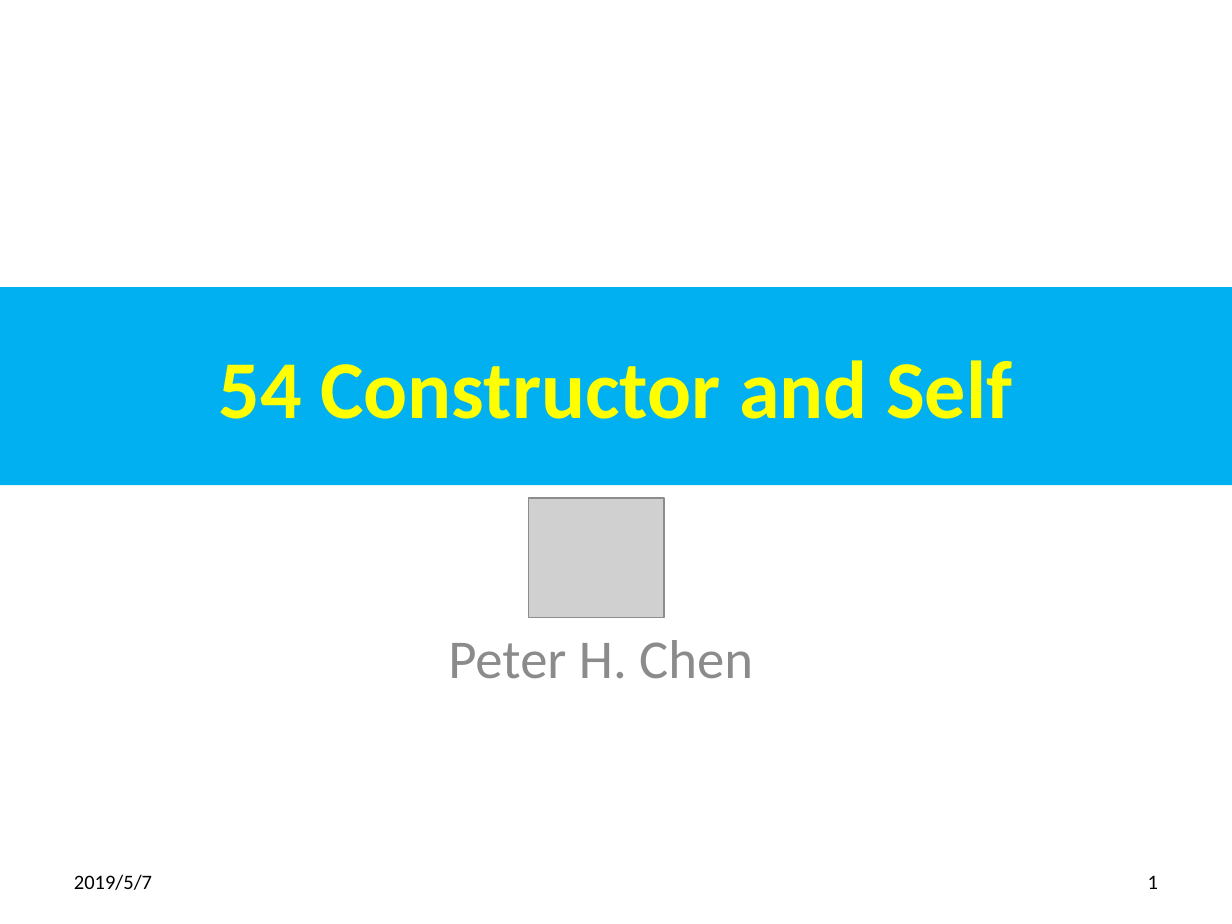
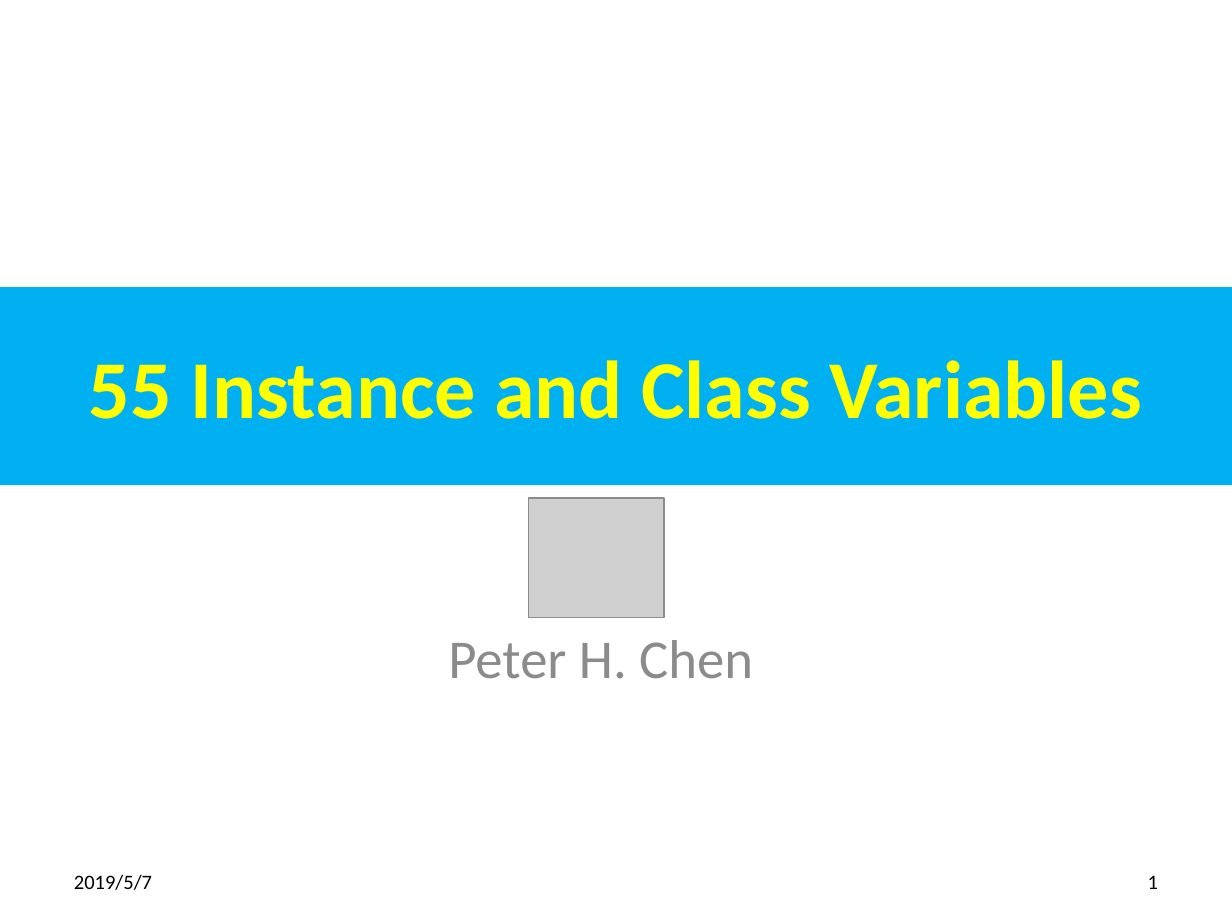
Before and after one commit to peterhchen/100-Python-Basic, a slide deck: slide 1 of 51_60/ch55_InstClassVar/ch55_InstClassVar.pptx. Drawn at 1232x924 pixels with LibreOffice and Linux fonts; fonts in the diff are those of the drawing; grey boxes stand for pictures. Boxes give left, top, right and bottom in pixels: in the first picture for what was removed or moved away, otherwise in the second. Text is boxed around its words. In the diff, an @@ line names an element or a change of style, - is before the commit and + after.

Commit message:
instance, Class, and Static Method,

```diff
--- a/51_60/ch55_InstClassVar/ch55_InstClassVar.pptx
+++ b/51_60/ch55_InstClassVar/ch55_InstClassVar.pptx
@@ title at [89, 360, 1141, 419]: text changed @@
-54 Constructor and Self
+55 Instance and Class Variables
```
Also in this commit, not shown: 1 other slide changed, 2 other files.
